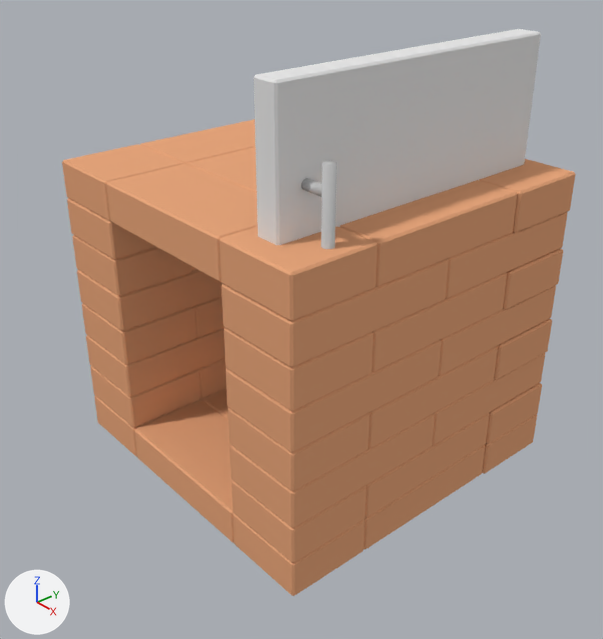
One commit to the Blender file Assets/pec.blend: the scene before it, then after it.
One viewpoint serves both versions: a camera (50 mm lens) standing at (0.966, -0.864, 0.667) and looking at (0.046, -0.071, 0.022). Arrows for +X, +Y and +Z are at lower left; the lights stay in place.

Script lines for the objects in view, before the commit:
```python
me_cube_035 = bpy.data.meshes.new('Cube.035')
me_cube_035.from_pydata(...)  # 2376 vertices, 1539 faces; spans x -0.29..0.292, y -0.297..0.283, z -0.259..0.258
me_cube_035.materials.append(mat_cihly)  # beige #e7a67b
me_cylinder_008 = bpy.data.meshes.new('Cylinder.008')
me_cylinder_008.from_pydata(...)  # 180 vertices, 134 faces; spans x -0.003..0.095, y -0.515..0.003, z -0.325..0.325
# faces by material slot: [108, 26]
me_cylinder_008.materials.append(mat_ocel)  # light grey #c3c3c3
me_cylinder_008.materials.append(mat_pelch_bily)  # white #e7e7e7
ob_lednicka_dvirka = bpy.data.objects.new('lednicka_dvirka', me_cylinder_008)
ob_lednicka_dvirka.location = (0.171, 0.259, 0.136)
ob_pec = bpy.data.objects.new('pec', me_cube_035)
ob_pec.location = (0.0, 0.0, 0.0)
```
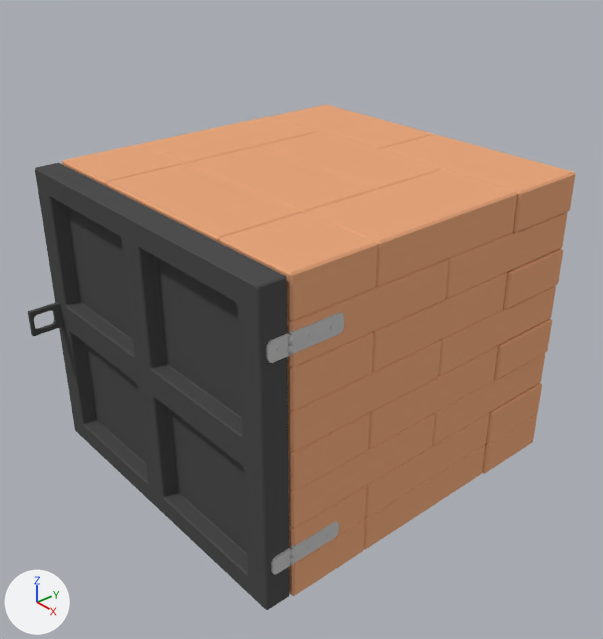
Changed parts and their boxes (x1, y1, x2, y2) in the pictures (603 x 639 px):
```json
{"object": "pec", "change": "reshaped", "before": [62, 119, 576, 596], "after": [62, 105, 576, 596]}
{"object": "pec_dvere", "change": "added", "after": [28, 163, 294, 610], "faces in mat_plech_cerny (dark grey #505050)": [28, 163, 289, 610], "faces in mat_ocel (light grey #c3c3c3)": [266, 333, 294, 574]}
{"object": "lednicka_dvirka", "change": "deleted", "before": [254, 29, 541, 249], "faces in mat_pelch_bily (white #e7e7e7)": [254, 29, 541, 245], "faces in mat_ocel (light grey #c3c3c3)": [301, 161, 337, 249]}
{"part": 1, "of": "me_cube_035", "change": "added", "after": [288, 345, 293, 355]}
{"part": 2, "of": "me_cube_035", "change": "added", "after": [290, 521, 339, 563]}
{"part": 3, "of": "me_cube_035", "change": "added", "after": [288, 312, 344, 354]}
```

The change, as JSON lines over the scene's bpy script:
```json
{"op": "add", "block": "mat_plech_cerny", "code": ["mat_plech_cerny = diffuse_material('plech_cerny')", "mat_plech_cerny.base_color = (0.08, 0.08, 0.08)  # dark grey #505050"]}
{"block": "me_cube_035", "where": "# used by ob_pec; location = (0.0, 0.0, 0.0)"}
{"op": "remove", "block": "me_cube_035", "code": "me_cube_035.from_pydata(...)  # 2376 vertices, 1539 faces; spans x -0.29..0.292, y -0.297..0.283, z -0.259..0.258"}
{"op": "add", "block": "me_cube_035", "code": "me_cube_035.from_pydata(...)  # 2496 vertices, 1615 faces; spans x -0.29..0.295, y -0.304..0.283, z -0.259..0.258"}
{"block": "me_cube_035", "change": "me_cube_035 part 1: a new loose piece, an 8-sided cylinder along z spanning x 0.2881..0.2947, y -0.3036..-0.2971, z 0.1531..0.1655, in mat_ocel (light grey #c3c3c3)"}
{"block": "me_cube_035", "change": "me_cube_035 part 2: a new loose piece of 20 vertices spanning x 0.286..0.291, y -0.299..-0.211, z -0.191..-0.161, in mat_ocel (light grey #c3c3c3)"}
{"block": "me_cube_035", "change": "me_cube_035 part 3: a new loose piece of 20 vertices spanning x 0.286..0.291, y -0.299..-0.211, z 0.151..0.181, in mat_ocel (light grey #c3c3c3)"}
{"op": "add", "block": "me_cube_035", "code": "me_cube_035.materials.append(mat_ocel)  # light grey #c3c3c3"}
{"op": "add", "block": "me_cylinder_003", "code": ["me_cylinder_003 = bpy.data.meshes.new('Cylinder.003')", "me_cylinder_003.from_pydata(...)  # 557 vertices, 521 faces; spans x -0.58..0.003, y -0.099..0.003, z -0.254..0.256", "# faces by material slot: [72, 449]", "me_cylinder_003.materials.append(mat_ocel)  # light grey #c3c3c3", "me_cylinder_003.materials.append(mat_plech_cerny)  # dark grey #505050"]}
{"op": "remove", "block": "ob_lednicka_dvirka", "code": ["ob_lednicka_dvirka = bpy.data.objects.new('lednicka_dvirka', me_cylinder_008)", "ob_lednicka_dvirka.location = (0.171, 0.259, 0.136)"]}
{"op": "add", "block": "ob_pec_dvere", "code": ["ob_pec_dvere = bpy.data.objects.new('pec_dvere', me_cylinder_003)", "ob_pec_dvere.location = (0.291, -0.3, 0.0)"]}
```
